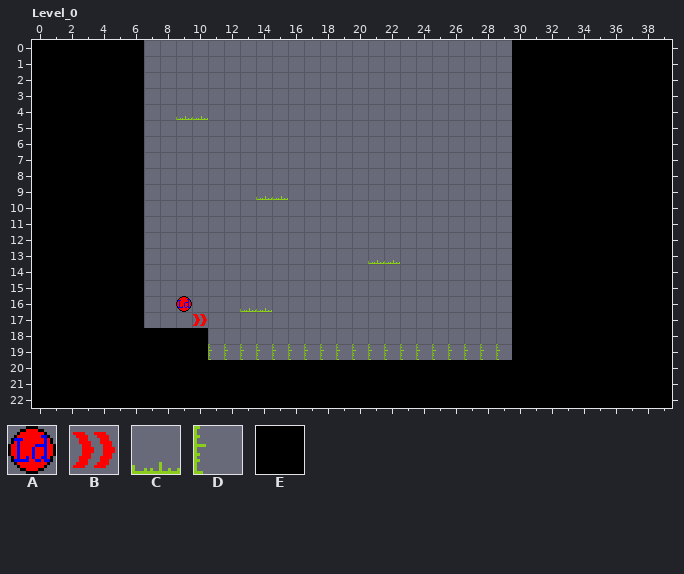
LDtk project: Assets/Game/World/Levels.ldtk. Above, as it was before the edit.
Cells are 16x16 px. Shown: Level_0 x 0..39, y 0..22.
Key: from "Controls": A 0; from "Entities": B 0, C 72, D 90; from "Ground": E 0.
_ is an empty cell.
Layer "Ground" before, first column x 0:
 0 EEEEEEE_______________________EEEEEEEEEE
 1 EEEEEEE_______________________EEEEEEEEEE
 2 EEEEEEE_______________________EEEEEEEEEE
 3 EEEEEEE_______________________EEEEEEEEEE
 4 EEEEEEE_______________________EEEEEEEEEE
 5 EEEEEEE_______________________EEEEEEEEEE
 6 EEEEEEE_______________________EEEEEEEEEE
 7 EEEEEEE_______________________EEEEEEEEEE
 8 EEEEEEE_______________________EEEEEEEEEE
 9 EEEEEEE_______________________EEEEEEEEEE
10 EEEEEEE_______________________EEEEEEEEEE
11 EEEEEEE_______________________EEEEEEEEEE
12 EEEEEEE_______________________EEEEEEEEEE
13 EEEEEEE_______________________EEEEEEEEEE
14 EEEEEEE_______________________EEEEEEEEEE
15 EEEEEEE_______________________EEEEEEEEEE
16 EEEEEEE_______________________EEEEEEEEEE
17 EEEEEEE_______________________EEEEEEEEEE
18 EEEEEEEEEEE___________________EEEEEEEEEE
19 EEEEEEEEEEE___________________EEEEEEEEEE
20 EEEEEEEEEEEEEEEEEEEEEEEEEEEEEEEEEEEEEEEE
21 EEEEEEEEEEEEEEEEEEEEEEEEEEEEEEEEEEEEEEEE
22 EEEEEEEEEEEEEEEEEEEEEEEEEEEEEEEEEEEEEEEE
Layer "Entities" before, first column x 0:
 0 ________________________________________
 1 ________________________________________
 2 ________________________________________
 3 ________________________________________
 4 _________CC_____________________________
 5 ________________________________________
 6 ________________________________________
 7 ________________________________________
 8 ________________________________________
 9 ______________CC________________________
10 ________________________________________
11 ________________________________________
12 ________________________________________
13 _____________________CC_________________
14 ________________________________________
15 ________________________________________
16 _____________CC_________________________
17 __________B_____________________________
18 ________________________________________
19 ___________DDDDDDDDDDDDDDDDDDD__________
20 ________________________________________
21 ________________________________________
22 ________________________________________
The result:
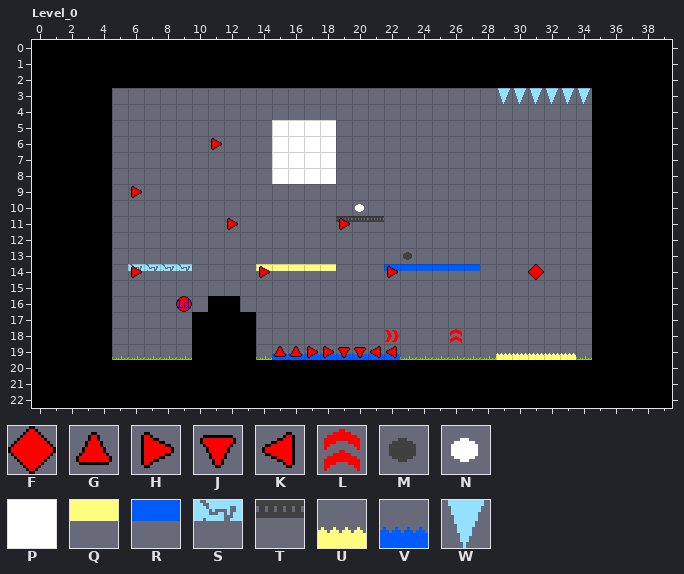
Further tiles: from "Controls": F 1, G 4, H 5, J 6, K 7; from "Entities": L 1, M 2, N 3, P 5, Q 7, R 8, S 9, T 11, U 14, V 16, W 18.
Changes in this commit:
Changed rows in their new state; . is an unchanged cell.
Layer "Ground":
first column x 5:
 0 ..EEEEEEEEEEEEEEEEEEEEEEE.....
 1 ..EEEEEEEEEEEEEEEEEEEEEEE.....
 2 ..EEEEEEEEEEEEEEEEEEEEEEE.....
 3 __......................._____
 4 __......................._____
 5 __......................._____
 6 __......................._____
 7 __......................._____
 8 __......................._____
 9 __......................._____
10 __......................._____
11 __......................._____
12 __......................._____
13 __......................._____
14 __......................._____
15 __......................._____
16 __....EE................._____
17 __...EEEE................_____
18 _____.EEE................_____
19 _____.EEE................_____
Layer "Entities":
first column x 5:
 3 ........................WWWWWW
 4 ....__........................
 5 ..........PPPP................
 6 ..........PPPP................
 7 ..........PPPP................
 8 ..........PPPP................
 9 .........__...................
10 ...............N..............
11 ..............TTT.............
13 ................__M...........
14 .SSSS....QQQQQ...RRRRRR.......
16 ........__....................
17 ....._........................
18 .................B...L........
19 CCCCC.___CVVVVVVVVCCCCCCUUUUUC
Layer "Controls":
first column x 6:
 6 .....H....................
 9 H.........................
11 ......H......H............
14 H.......H.......H........F
first column x 15:
19 GGHHJJKK
Boxes around the changes in both pictures, in picture pixels (x1, y1, x2, y2):
changed: (112, 40, 592, 360)
